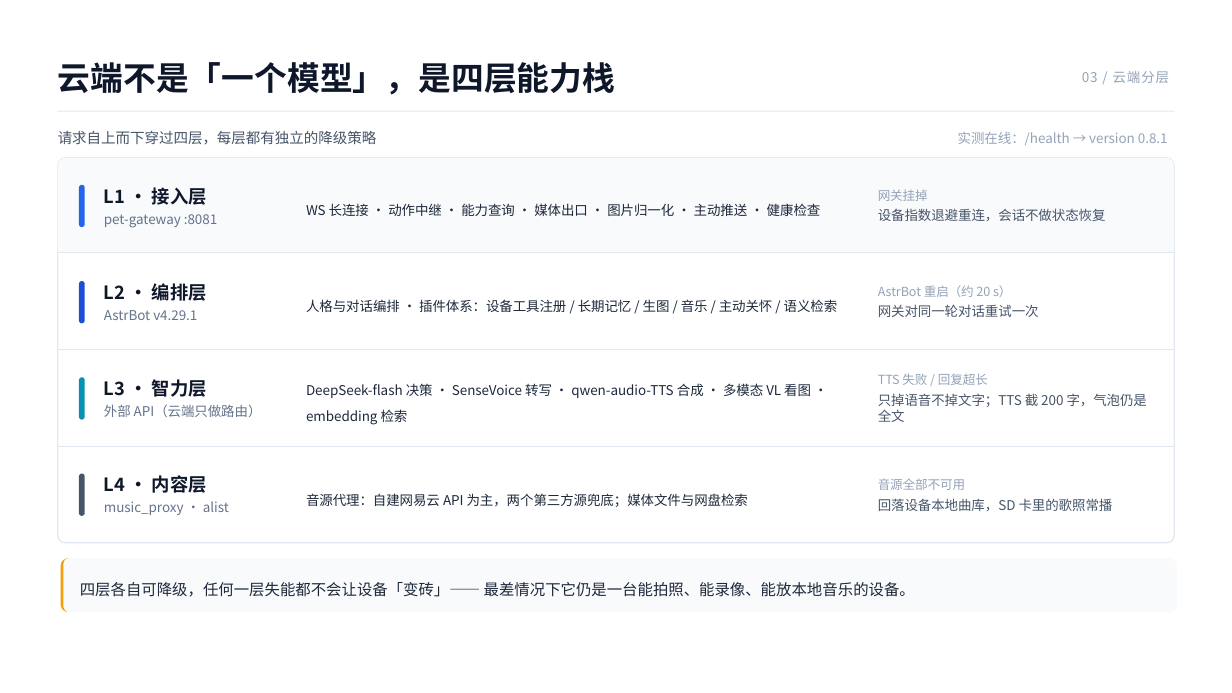
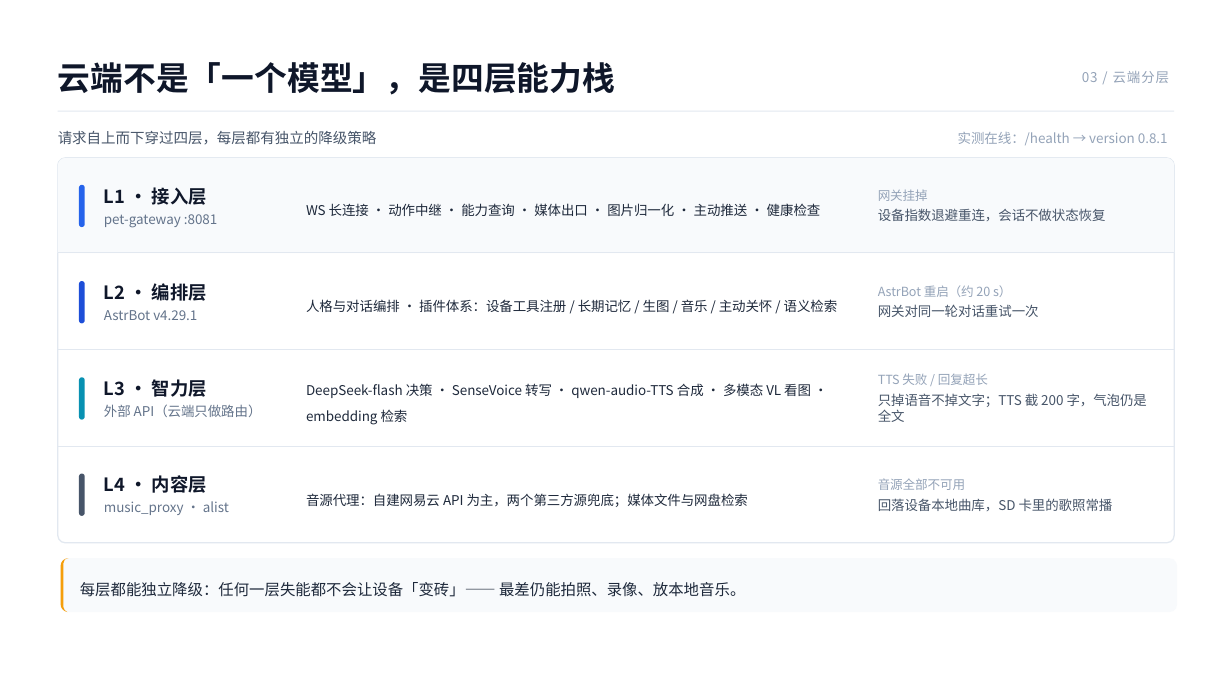
Before and after one commit to xkk6663/pet_companion, a slide deck: slide 11 of docs/汇报/桌宠伴侣技术汇报/桌宠伴侣技术汇报.pptx. Drawn at 1232x693 pixels with LibreOffice and Linux fonts; fonts in the diff are those of the drawing. Boxes give left, top, right and bottom in pixels: in the first picture for what was removed or moved away, otherwise in the second. Text is boxed around its words. In the diff, an @@ line names an element or a change of style, - is before the commit and + after.

```diff
--- a/docs/汇报/桌宠伴侣技术汇报/桌宠伴侣技术汇报.pptx
+++ b/docs/汇报/桌宠伴侣技术汇报/桌宠伴侣技术汇报.pptx
@@ text at (x1=80, y1=582, x2=745, y2=597): text changed @@
-四层各自可降级，任何一层失能都不会让设备「变砖」—— 最差情况下它仍是一台能拍照、能录像、能放本地音乐的设备。
+每层都能独立降级：任何一层失能都不会让设备「变砖」—— 最差仍能拍照、录像、放本地音乐。
```
Also in this commit, not shown: 9 other slides changed, 2 other files.
